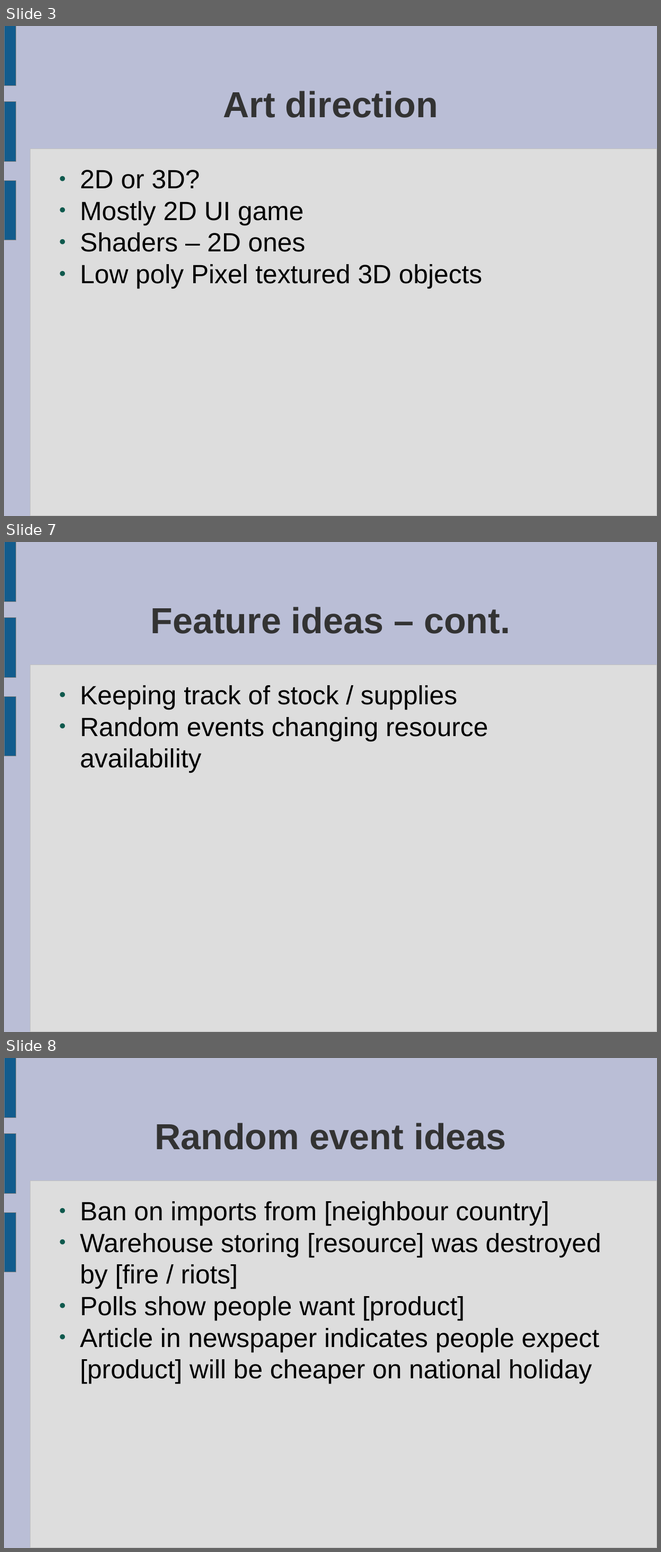
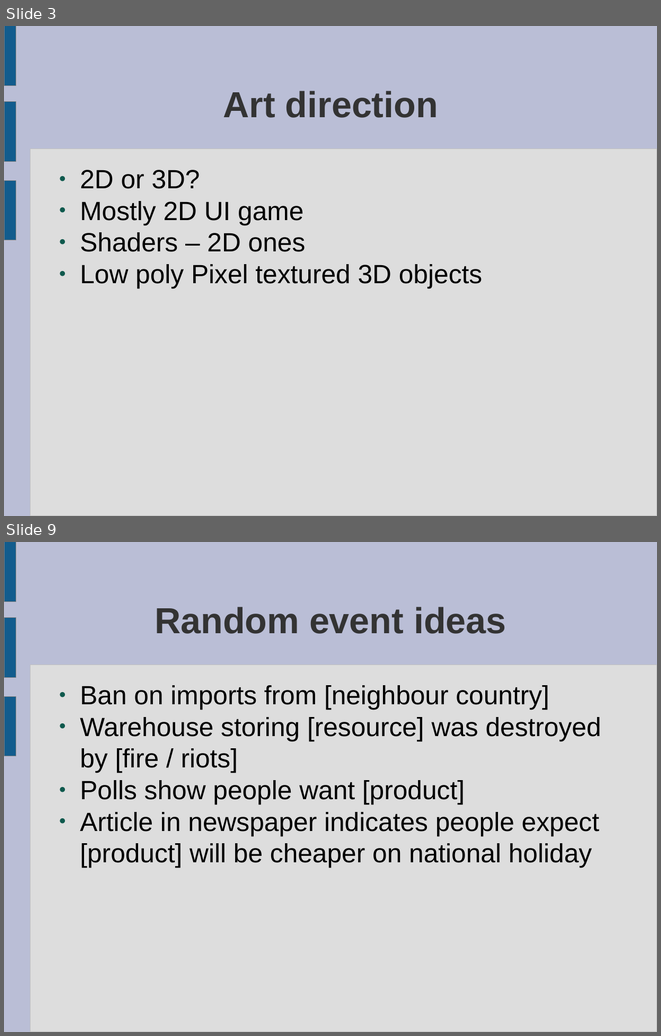
Before and after one commit to ktosox/JingleGameJam2024, a slide deck: GDD.odp. Shown one above the other, each under a label of ours: slides 3, 7 and 8 before the commit, slides 3 and 9 after it; the slides between them are not shown. The pictures are 661x1552 and 661x1036 pixels, drawn with LibreOffice and Linux fonts; fonts in the diff are those of the drawing. Boxes give left, top, right and bottom in pixels: in the first picture for what was removed or moved away, otherwise in the second. Text is boxed around its words. In the diff, an @@ line names an element or a change of style, - is before the commit and + after.

```diff
--- a/GDD.odp
+++ b/GDD.odp
@@ slide 7 removed at (4,542,657,1032), background #BABED6; not listed: 4 template elements that a slide beside it also shows @@
@@ title removed at (151,607,510,634) @@
-Feature ideas – cont.
@@ text removed at (80,685,488,773) @@
-● Keeping track of stock / supplies
-● Random events changing resource availability
@@ what was slide 8 is now slide 9 @@
```
Also in this commit, not shown: 4 slides changed, 2 slides added.
